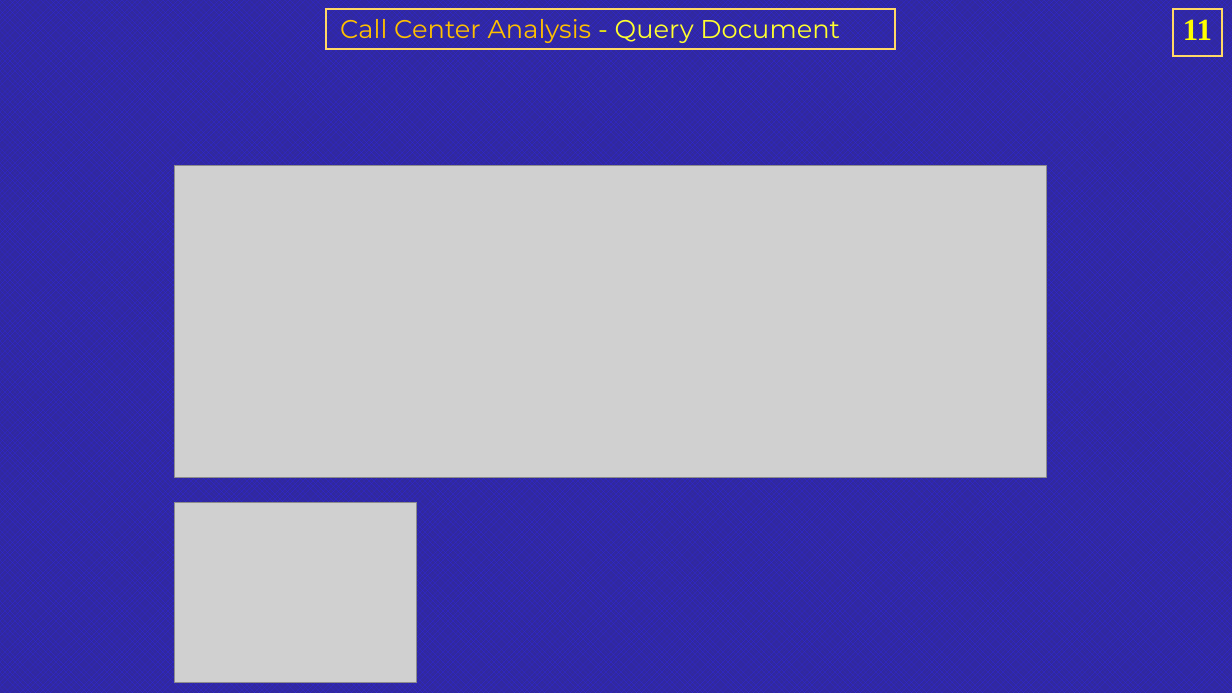
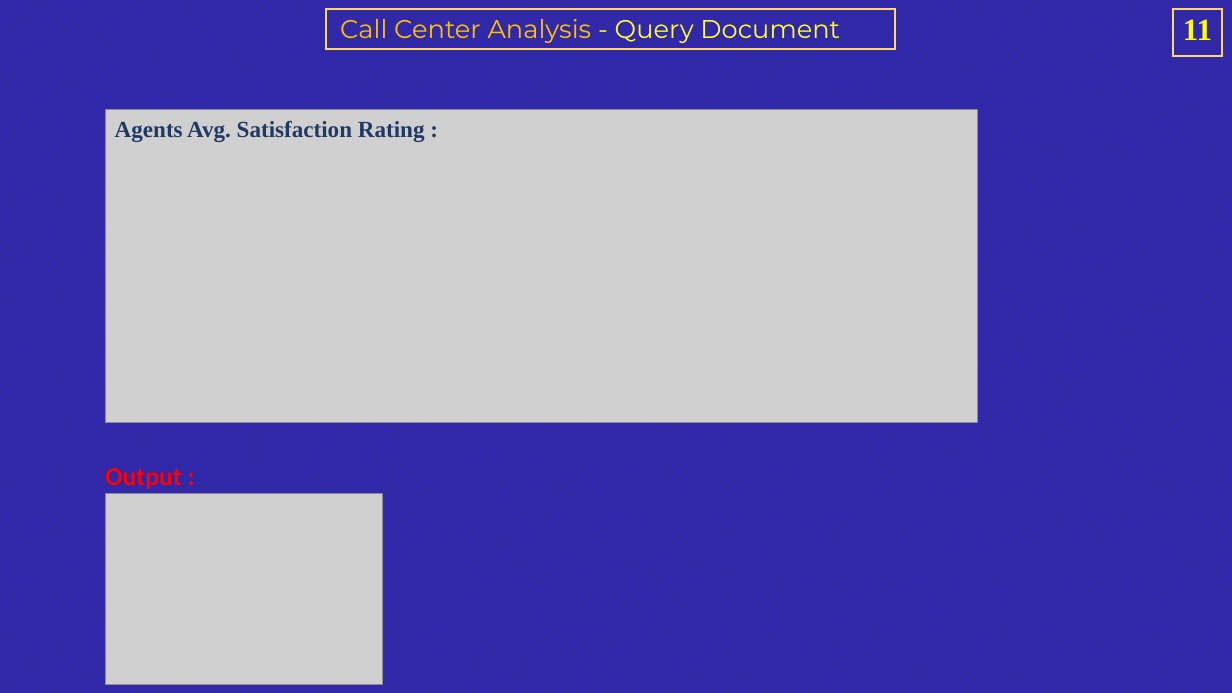
Before and after one commit to rashmi0007/call_center_dashboard, a slide deck: slide 11 of Query_doc_powerpoint.pptx. Drawn at 1232x693 pixels with LibreOffice and Linux fonts; fonts in the diff are those of the drawing; grey boxes stand for pictures. Boxes give left, top, right and bottom in pixels: in the first picture for what was removed or moved away, otherwise in the second. Text is boxed around its words. In the diff, an @@ line names an element or a change of style, - is before the commit and + after.

```diff
--- a/Query_doc_powerpoint.pptx
+++ b/Query_doc_powerpoint.pptx
@@ picture: place and size @@
-picture at bbox=[175, 165, 1046, 478]
+picture at bbox=[105, 110, 977, 422]
@@ text added at bbox=[115, 121, 425, 142], 18 pt, text #203864, bold @@
+Agents Avg. Satisfaction Rating :
@@ text added at bbox=[105, 468, 181, 489], 20 pt, text #FF0000, bold @@
+Output :
@@ picture: place and size @@
-picture at bbox=[175, 503, 417, 683]
+picture at bbox=[105, 494, 382, 685]
```
Also in this commit, not shown: 12 other slides changed, 1 other file.
